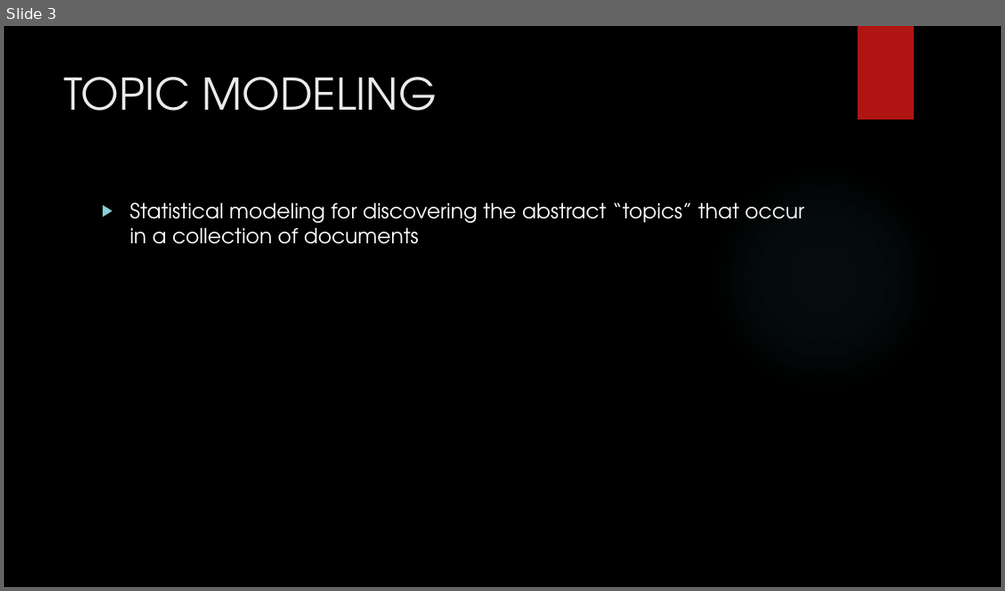
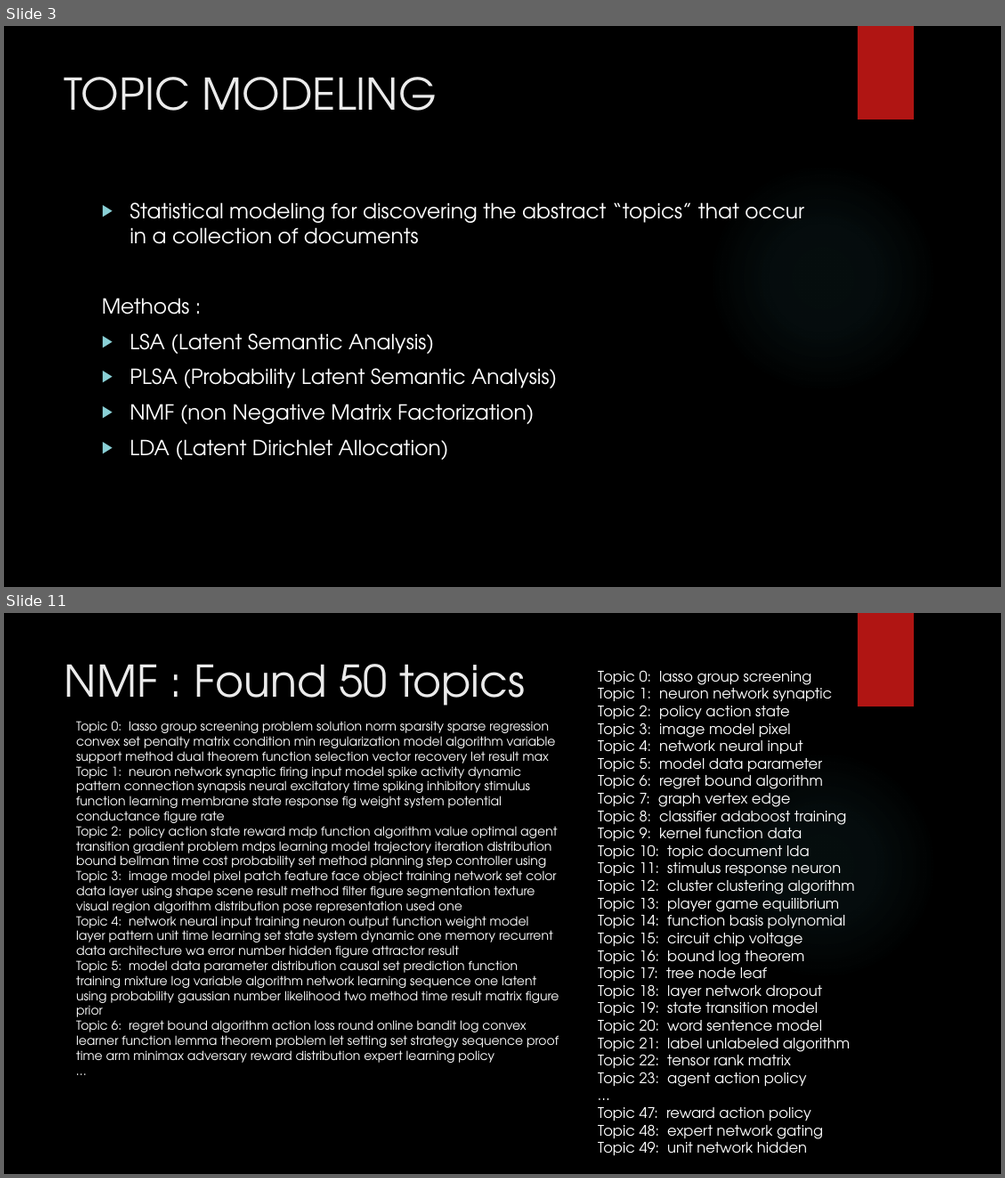
Before and after one commit to mdja/topic_model, a slide deck: Topic Modeling NIPS paper.pptx. Shown one above the other, each under a label of ours: slide 3 before the commit, slides 3 and 11 after it; the slides between them are not shown. The pictures are 1005x591 and 1005x1178 pixels, drawn with LibreOffice and Linux fonts; fonts in the diff are those of the drawing; background and template pictures are left out. Boxes give left, top, right and bottom in pixels: in the first picture for what was removed or moved away, otherwise in the second. Text is boxed around its words. In the diff, an @@ line names an element or a change of style, - is before the commit and + after.

```diff
--- a/Topic Modeling NIPS paper.pptx
+++ b/Topic Modeling NIPS paper.pptx
@@ slide 11 added at box(4, 613, 1001, 1174), background picture (left out); not listed: 2 template elements that a slide beside it also shows @@
@@ title added at box(65, 664, 525, 706), 42 pt, text #EBEBEB @@
+NMF : Found 50 topics
@@ text added at box(598, 670, 855, 1155), 14 pt, text #FFFFFF @@
+Topic 0: lasso group screening
+Topic 1: neuron network synaptic
+Topic 2: policy action state
+Topic 3: image model pixel
+Topic 4: network neural input
+Topic 5: model data parameter
+Topic 6: regret bound algorithm
+Topic 7: graph vertex edge
+Topic 8: classifier adaboost training
+Topic 9: kernel function data
+Topic 10: topic document lda
+Topic 11: stimulus response neuron
+Topic 12: cluster clustering algorithm
+Topic 13: player game equilibrium
+Topic 14: function basis polynomial
+Topic 15: circuit chip voltage
+Topic 16: bound log theorem
+Topic 17: tree node leaf
+Topic 18: layer network dropout
+Topic 19: state transition model
+Topic 20: word sentence model
+Topic 21: label unlabeled algorithm
+Topic 22: tensor rank matrix
+Topic 23: agent action policy
+…
+Topic 47: reward action policy
+Topic 48: expert network gating
+Topic 49: unit network hidden
@@ text added at box(76, 721, 559, 1062), 12 pt, text #FFFFFF @@
+Topic 0: lasso group screening problem solution norm sparsity sparse regression convex set penalty matrix condition min regularization model algorithm variable support method dual theorem function selection vector recovery let result max
+Topic 1: neuron network synaptic firing input model spike activity dynamic pattern connection synapsis neural excitatory time spiking inhibitory stimulus function learning membrane state response fig weight system potential conductance figure rate
+Topic 2: policy action state reward mdp function algorithm value optimal agent transition gradient problem mdps learning model trajectory iteration distribution bound bellman time cost probability set method planning step controller using
+Topic 3: image model pixel patch feature face object training network set color data layer using shape scene result method filter figure segmentation texture visual region algorithm distribution pose representation used one
+Topic 4: network neural input training neuron output function weight model layer pattern unit time learning set state system dynamic one memory recurrent data architecture wa error number hidden figure attractor result
+Topic 5: model data parameter distribution causal set prediction function training mixture log variable algorithm network learning sequence one latent using probability gaussian number likelihood two method time result matrix figure prior
+Topic 6: regret bound algorithm action loss round online bandit log convex learner function lemma theorem problem let setting set strategy sequence proof time arm minimax adversary reward distribution expert learning policy
+…
@@ slide 3 changed as well @@
@@ text at box(102, 297, 557, 459): paragraphs added @@
+Methods :
+▶ LSA (Latent Semantic Analysis)
+▶ PLSA (Probability Latent Semantic Analysis)
+▶ NMF (non Negative Matrix Factorization)
+▶ LDA (Latent Dirichlet Allocation)
```
Also in this commit, not shown: 2 other slides changed, 12 other slides added, 1 slide removed, 2 other files.
